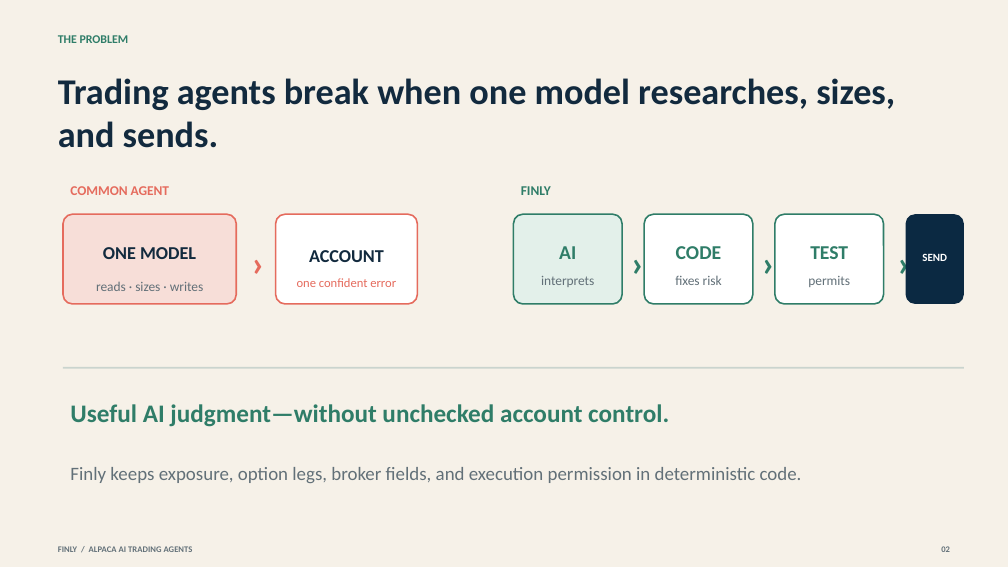
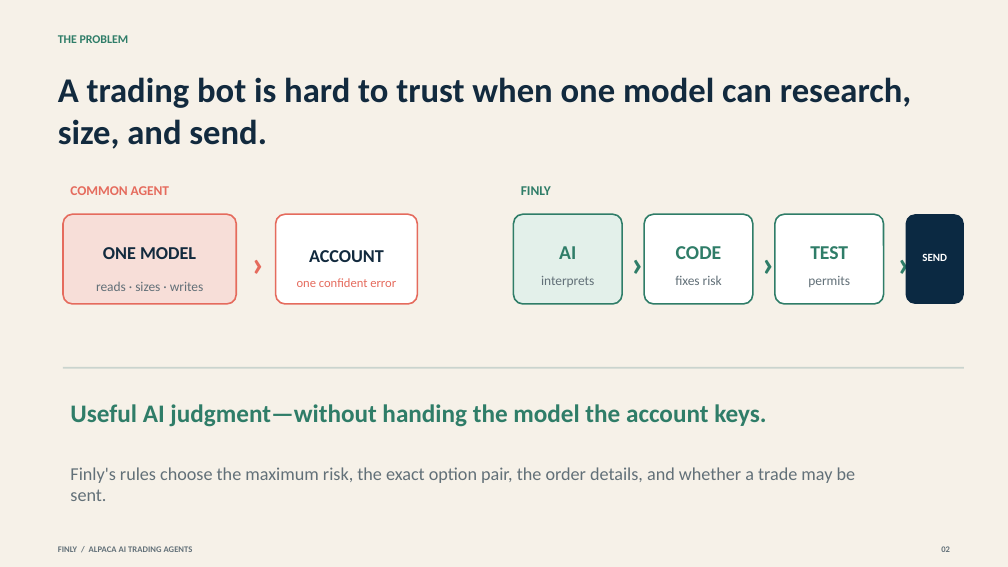
Before and after one commit to owlsowo/finly-bot, a slide deck: slide 2 of public/judge/Finly_Consulting_Deck.pptx. Drawn at 1008x567 pixels with LibreOffice and Linux fonts; fonts in the diff are those of the drawing. Boxes give left, top, right and bottom in pixels: in the first picture for what was removed or moved away, otherwise in the second. Text is boxed around its words. In the diff, an @@ line names an element or a change of style, - is before the commit and + after.

Commit message:
Clarify Finly for public and technical judges

```diff
--- a/public/judge/Finly_Consulting_Deck.pptx
+++ b/public/judge/Finly_Consulting_Deck.pptx
@@ text at (x1=58, y1=77, x2=911, y2=149): text changed; size 34.5 to 33 pt @@
-Trading agents break when one model researches, sizes, and sends.
+A trading bot is hard to trust when one model can research, size, and send.
@@ text at (x1=70, y1=404, x2=766, y2=427): text changed @@
-Useful AI judgment—without unchecked account control.
+Useful AI judgment—without handing the model the account keys.
@@ text at (x1=70, y1=467, x2=856, y2=501): text changed; size 18 to 17.2 pt @@
-Finly keeps exposure, option legs, broker fields, and execution permission in deterministic code.
+Finly's rules choose the maximum risk, the exact option pair, the order details, and whether a trade may be sent.
```
Also in this commit, not shown: 8 other slides changed, 34 other files.
